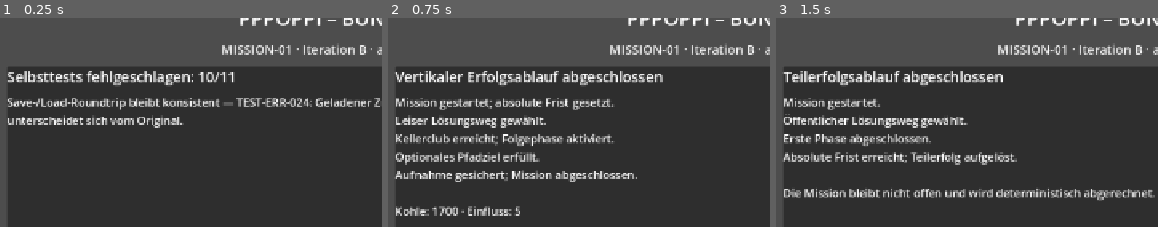
Above: before the commit, frames 1-3 (left to right).
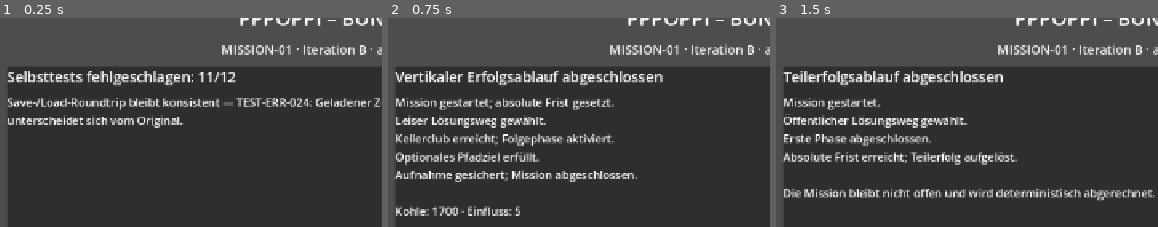
Above: after the commit, the same moments.

Repository: provoware/GAME2026
Game: Godot game, scene res://scenes/main/main.tscn
The game is run twice, just before and just after one commit, with the same random seed, the same clock (stepped at 60 frames per second) and the same inputs.
Inputs:
- Up to frame 1 (0.25 s): no input
- Up to frame 2 (0.75 s): click "Erfolgsablauf ausführen" at 0.5 s
- Up to frame 3 (1.5 s): click "Teilerfolg durch Frist testen" at 1.25 s
The pictures show only the part of the screen within x 0-50%, y 3-53%; the shares and areas given below are measured in that part.

The runs differ from the first frame. In frame 1, 0.2% of the frame differs, in the area x 53-62%, y 25-32%; in frame 2, nothing differs; in frame 3, nothing differs.

Commit message:
Harden transaction and verification handling

Diff:
--- a/scripts/core/command_executor.gd
+++ b/scripts/core/command_executor.gd
@@ -16,12 +16,25 @@
 		)
 
 	if state.has_processed_transaction(command.transaction_id):
+		var previous_summary: Dictionary = state.processed_transactions[command.transaction_id]
+		if _transaction_conflicts(command, previous_summary):
+			return GameResult.failure(
+				GameError.new(
+					"CORE-ERR-004",
+					"Transaktions-ID wurde bereits für einen anderen Command verwendet.",
+					{
+						"transaction_id": command.transaction_id,
+						"previous_command_id": previous_summary.get("command_id", ""),
+						"command_id": command.command_id,
+					}
+				)
+			)
 		return (
 			GameResult
 			. success(
 				{
 					"duplicate": true,
-					"summary": state.processed_transactions[command.transaction_id],
+					"summary": previous_summary,
 				},
 				["Transaktion wurde bereits verarbeitet."]
 			)
@@ -57,3 +70,12 @@
 			}
 		)
 	)
+
+
+func _transaction_conflicts(command: GameCommand, previous_summary: Dictionary) -> bool:
+	var previous_command_id := str(previous_summary.get("command_id", ""))
+	var previous_actor_id := str(previous_summary.get("actor_id", ""))
+	return (
+		(not previous_command_id.is_empty() and previous_command_id != command.command_id)
+		or (not previous_actor_id.is_empty() and previous_actor_id != command.actor_id)
+	)
--- a/scripts/tests/test_runner.gd
+++ b/scripts/tests/test_runner.gd
@@ -28,6 +28,7 @@
 		["Riss pausiert und Fortsetzung funktioniert", _test_pause_resume],
 		["Abbruchfolgen werden atomar gebucht", _test_cancel_consequences],
 		["Doppelte Transaktion wird nicht doppelt gebucht", _test_idempotency],
+		["Transaktions-ID-Kollision wird abgewiesen", _test_transaction_id_collision],
 		["Save-/Load-Roundtrip bleibt konsistent", _test_save_load_roundtrip],
 	]
 
@@ -276,6 +277,26 @@
 	return GameResult.success()
 
 
+func _test_transaction_id_collision() -> GameResult:
+	var state := GameSessionState.new()
+	var transaction_id := "test-collision"
+	var first := _executor.execute(
+		StartMissionCommand.new(MISSION_ID, transaction_id), state, _context
+	)
+	if not first.ok:
+		return first
+
+	var month_before_collision := state.campaign_month_index
+	var collision := _executor.execute(
+		AdvanceCampaignMonthCommand.new(1, transaction_id), state, _context
+	)
+	if collision.ok:
+		return _failure("TEST-ERR-025", "Kollision der Transaktions-ID wurde akzeptiert.")
+	if state.campaign_month_index != month_before_collision:
+		return _failure("TEST-ERR-026", "Abgewiesene Kollision veränderte den Zustand.")
+	return GameResult.success()
+
+
 func _test_save_load_roundtrip() -> GameResult:
 	var state := GameSessionState.new()
 	var start := _start(state, "test-save-start", "path.quiet")
Not shown, changed: MANIFEST.json
Not shown, changed: CHANGELOG.md
Not shown, changed: docs/DEVELOPMENT.md
Not shown, changed: docs/TESTING.md
Not shown, changed: verify.sh
